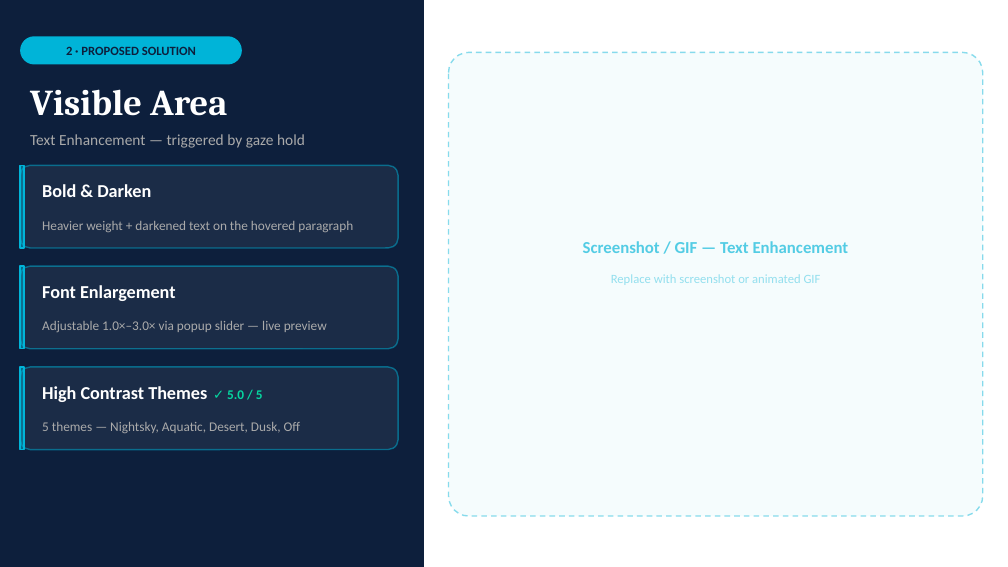
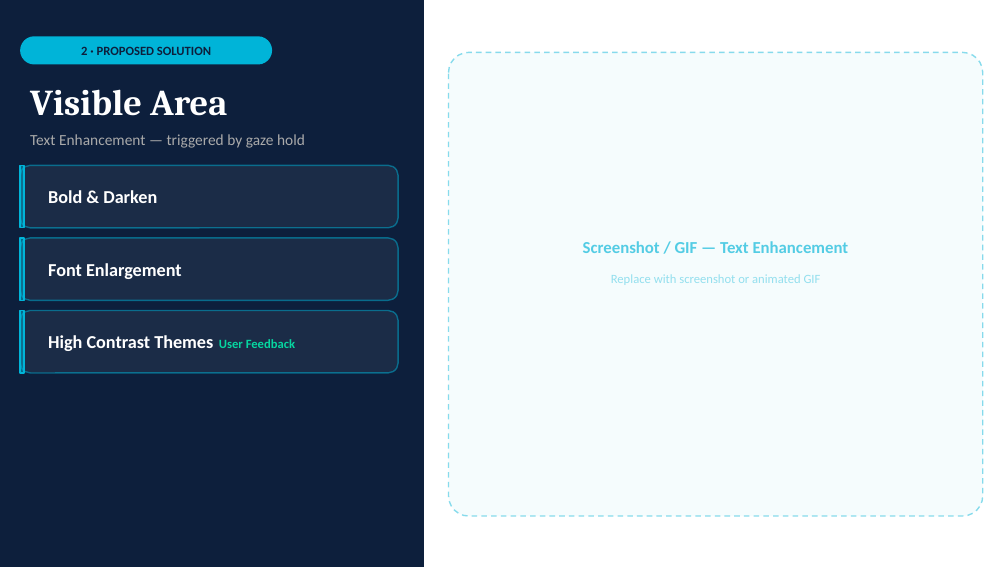
Before and after one commit to calvinchen0810/ai-kwau, a slide deck: slide 6 of ai-kwau-final.pptx (slide 5 before the commit). Drawn at 1008x567 pixels with LibreOffice and Linux fonts; fonts in the diff are those of the drawing. Boxes give left, top, right and bottom in pixels: in the first picture for what was removed or moved away, otherwise in the second. Text is boxed around its words. In the diff, an @@ line names an element or a change of style, - is before the commit and + after.

```diff
--- a/ai-kwau-final.pptx
+++ b/ai-kwau-final.pptx
@@ rounded rectangle "2 · PROPOSED SOLUTION": place and size @@
-rounded rectangle "2 · PROPOSED SOLUTION" at bbox=[20, 36, 242, 65]
+rounded rectangle "2 · PROPOSED SOLUTION" at bbox=[20, 36, 272, 65]
@@ rounded rectangle: place and size @@
-rounded rectangle at bbox=[20, 165, 398, 248]
+rounded rectangle at bbox=[20, 165, 398, 228]
@@ rectangle: place and size @@
-rectangle at bbox=[20, 165, 24, 248]
+rectangle at bbox=[20, 165, 24, 228]
@@ text "Bold & Darken": place and size @@
-text "Bold & Darken" at bbox=[42, 184, 151, 197]
+text "Bold & Darken" at bbox=[48, 190, 157, 203]
@@ proportions changed in 3 elements at bbox=[20, 165, 398, 228], bbox=[20, 310, 398, 373], bbox=[20, 238, 398, 300] @@
@@ rounded rectangle: place and size @@
-rounded rectangle at bbox=[20, 367, 398, 450]
+rounded rectangle at bbox=[20, 238, 398, 300]
@@ rectangle added at bbox=[20, 238, 24, 300], fill #00B4D8 at 50% opacity, outline #00B4D8 1 pt @@
@@ text removed at bbox=[42, 221, 353, 232] @@
-Heavier weight + darkened text on the hovered paragraph
@@ text "Font Enlargement": place and size @@
-text "Font Enlargement" at bbox=[42, 285, 176, 301]
+text "Font Enlargement" at bbox=[48, 263, 182, 279]
@@ rounded rectangle: place and size @@
-rounded rectangle at bbox=[20, 266, 398, 349]
+rounded rectangle at bbox=[20, 310, 398, 373]
@@ rectangle: place and size @@
-rectangle at bbox=[20, 266, 24, 349]
+rectangle at bbox=[20, 310, 24, 373]
@@ text removed at bbox=[42, 321, 327, 332] @@
-Adjustable 1.0×–3.0× via popup slider — live preview
@@ text at bbox=[48, 335, 295, 351]: text changed @@
-High Contrast Themes ✓ 5.0 / 5
+High Contrast Themes User Feedback
@@ rectangle removed at bbox=[20, 367, 24, 450] @@
@@ text removed at bbox=[42, 422, 301, 433] @@
-5 themes — Nightsky, Aquatic, Desert, Dusk, Off
```
Also in this commit, not shown: 8 other slides changed, 2 slides added, 2 slides removed.
